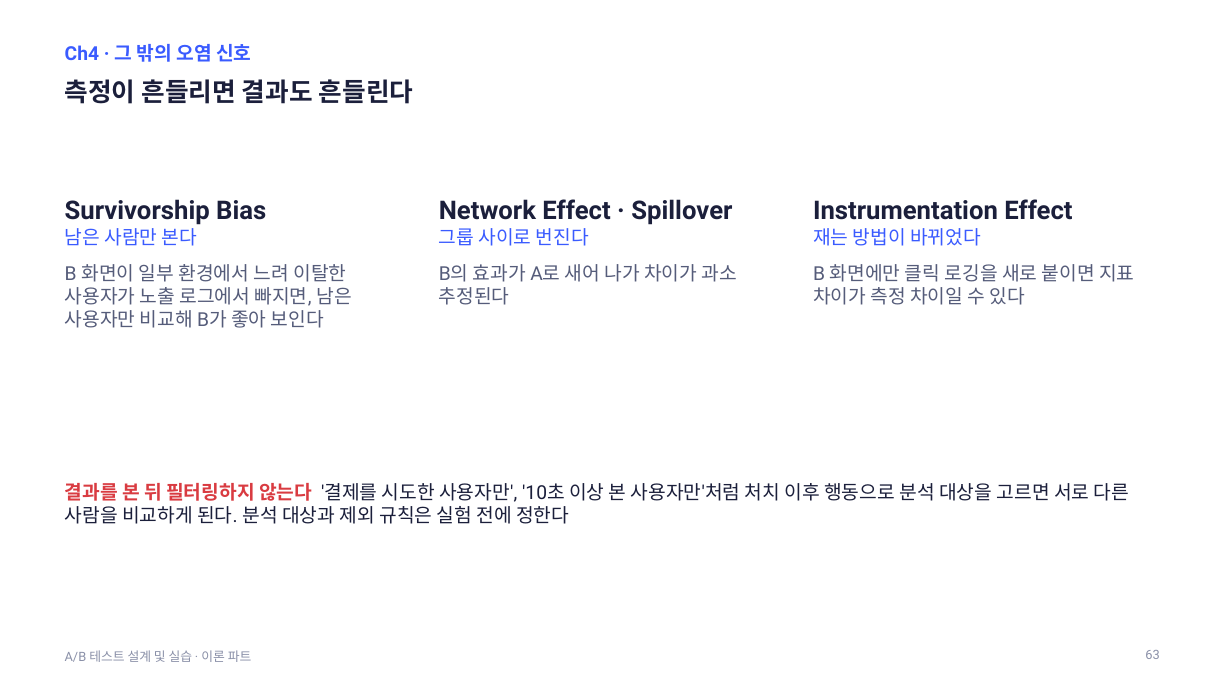
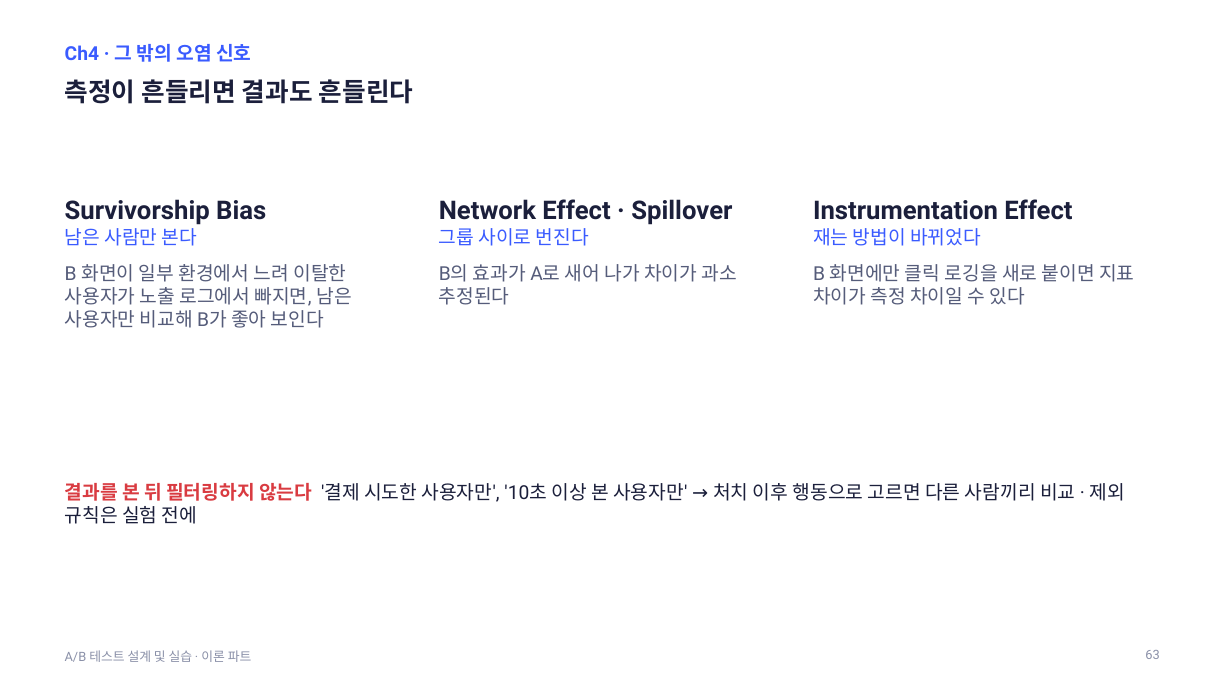
Before and after one commit to kkamret/quickmart-lab-rats, a slide deck: slide 63 of docs/lecture/ab-testing-theory.pptx. Drawn at 1232x693 pixels with LibreOffice and Linux fonts; fonts in the diff are those of the drawing. Boxes give left, top, right and bottom in pixels: in the first picture for what was removed or moved away, otherwise in the second. Text is boxed around its words. In the diff, an @@ line names an element or a change of style, - is before the commit and + after.

```diff
--- a/docs/lecture/ab-testing-theory.pptx
+++ b/docs/lecture/ab-testing-theory.pptx
@@ text at (65,483,1125,524): text changed @@
-결과를 본 뒤 필터링하지 않는다 '결제를 시도한 사용자만', '10초 이상 본 사용자만'처럼 처치 이후 행동으로 분석 대상을 고르면 서로 다른 사람을 비교하게 된다. 분석 대상과 제외 규칙은 실험 전에 정한다
+결과를 본 뒤 필터링하지 않는다 '결제 시도한 사용자만', '10초 이상 본 사용자만' → 처치 이후 행동으로 고르면 다른 사람끼리 비교 · 제외 규칙은 실험 전에
```
Also in this commit, not shown: 44 other slides changed, 1 slide added, 1 slide removed, 2 other files.
